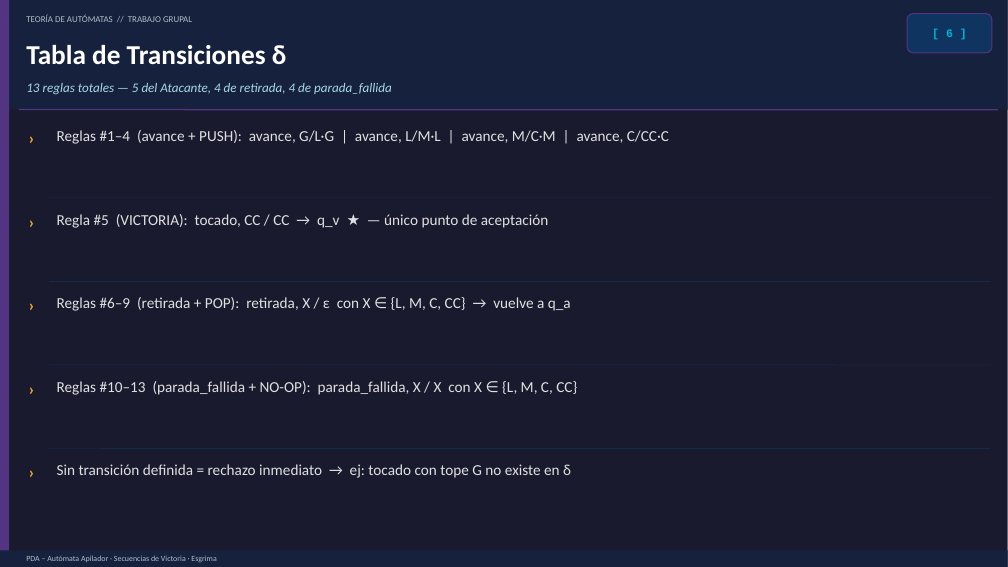
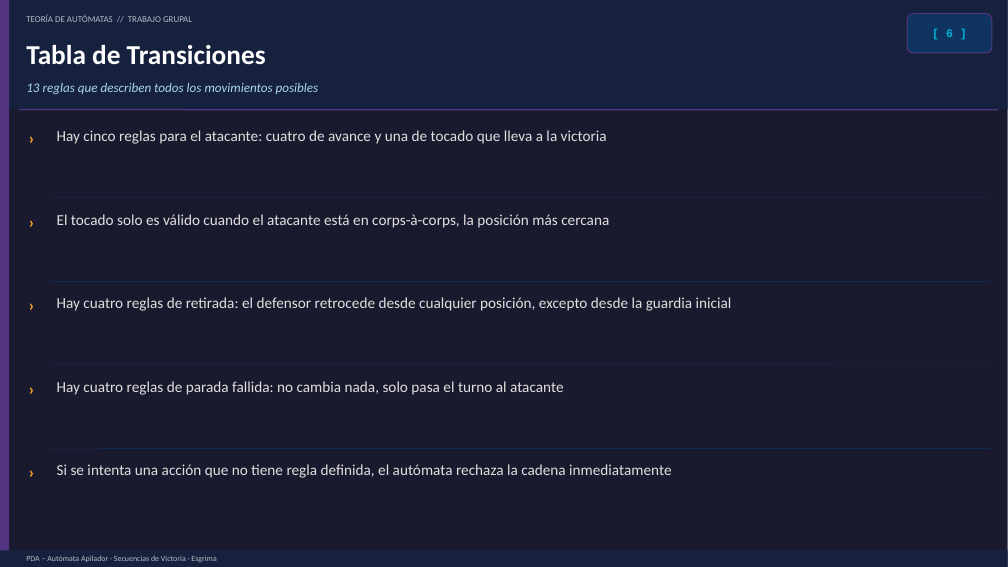
Before and after one commit to Benjamin2150/automata_proyecto, a slide deck: slide 6 of Proyecto_PDA_Esgrima.pptx. Drawn at 1008x567 pixels with LibreOffice and Linux fonts; fonts in the diff are those of the drawing. Boxes give left, top, right and bottom in pixels: in the first picture for what was removed or moved away, otherwise in the second. Text is boxed around its words. In the diff, an @@ line names an element or a change of style, - is before the commit and + after.

```diff
--- a/Proyecto_PDA_Esgrima.pptx
+++ b/Proyecto_PDA_Esgrima.pptx
@@ text at bbox=[26, 45, 266, 65]: text changed @@
-Tabla de Transiciones δ
+Tabla de Transiciones
@@ text at bbox=[26, 83, 319, 94]: text changed @@
-13 reglas totales — 5 del Atacante, 4 de retirada, 4 de parada_fallida
+13 reglas que describen todos los movimientos posibles
@@ text at bbox=[57, 130, 607, 144]: text changed @@
-Reglas #1–4 (avance + PUSH): avance, G/L·G | avance, L/M·L | avance, M/C·M | avance, C/CC·C
+Hay cinco reglas para el atacante: cuatro de avance y una de tocado que lleva a la victoria
@@ text at bbox=[57, 214, 609, 228]: text changed @@
-Regla #5 (VICTORIA): tocado, CC / CC → q_v ★ — único punto de aceptación
+El tocado solo es válido cuando el atacante está en corps-à-corps, la posición más cercana
@@ text at bbox=[57, 297, 732, 311]: text changed @@
-Reglas #6–9 (retirada + POP): retirada, X / ε con X ∈ {L, M, C, CC} → vuelve a q_a
+Hay cuatro reglas de retirada: el defensor retrocede desde cualquier posición, excepto desde la guardia inicial
@@ text at bbox=[57, 381, 563, 395]: text changed @@
-Reglas #10–13 (parada_fallida + NO-OP): parada_fallida, X / X con X ∈ {L, M, C, CC}
+Hay cuatro reglas de parada fallida: no cambia nada, solo pasa el turno al atacante
@@ text at bbox=[57, 464, 671, 478]: text changed @@
-Sin transición definida = rechazo inmediato → ej: tocado con tope G no existe en δ
+Si se intenta una acción que no tiene regla definida, el autómata rechaza la cadena inmediatamente
```
Also in this commit, not shown: 8 other slides changed, 2 other files.
